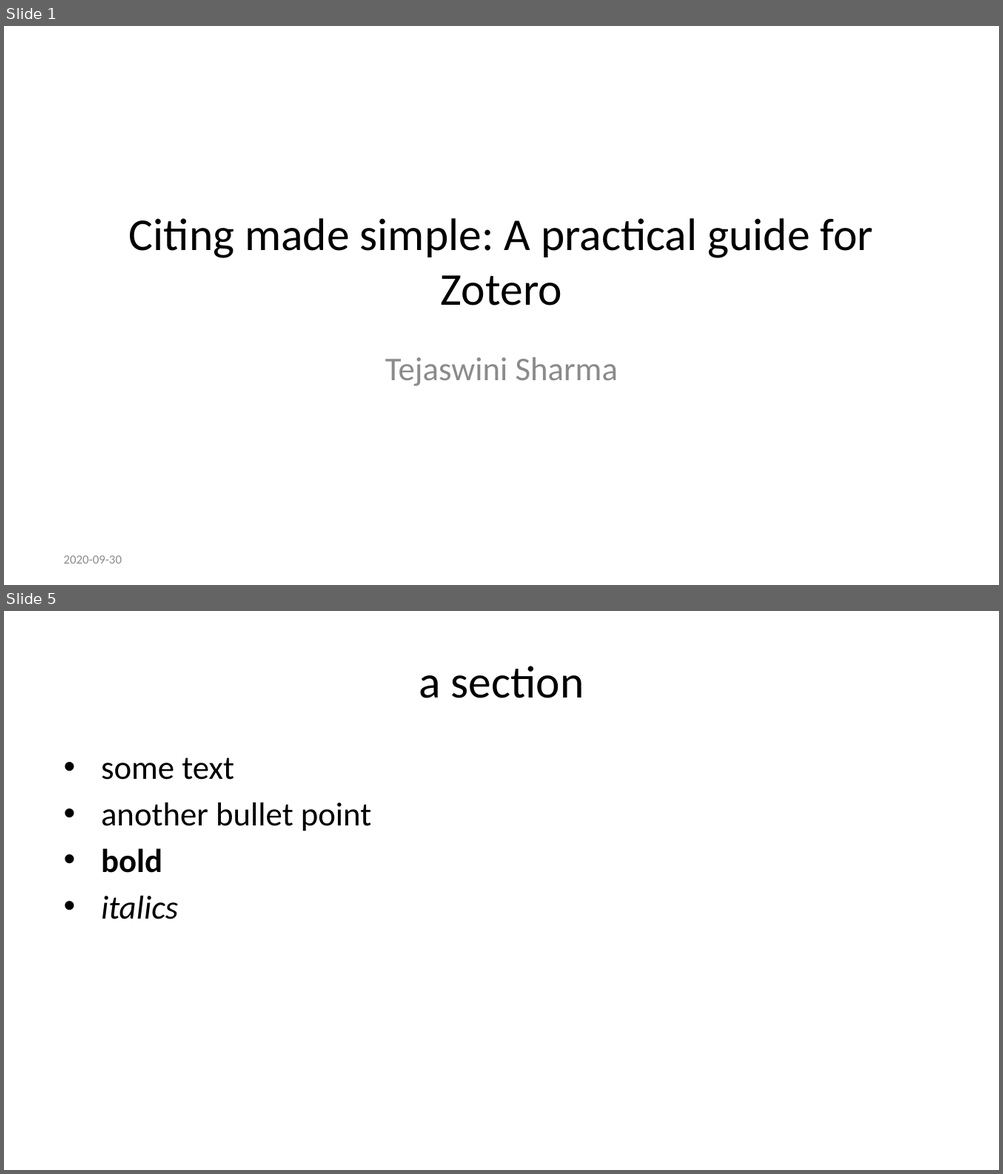
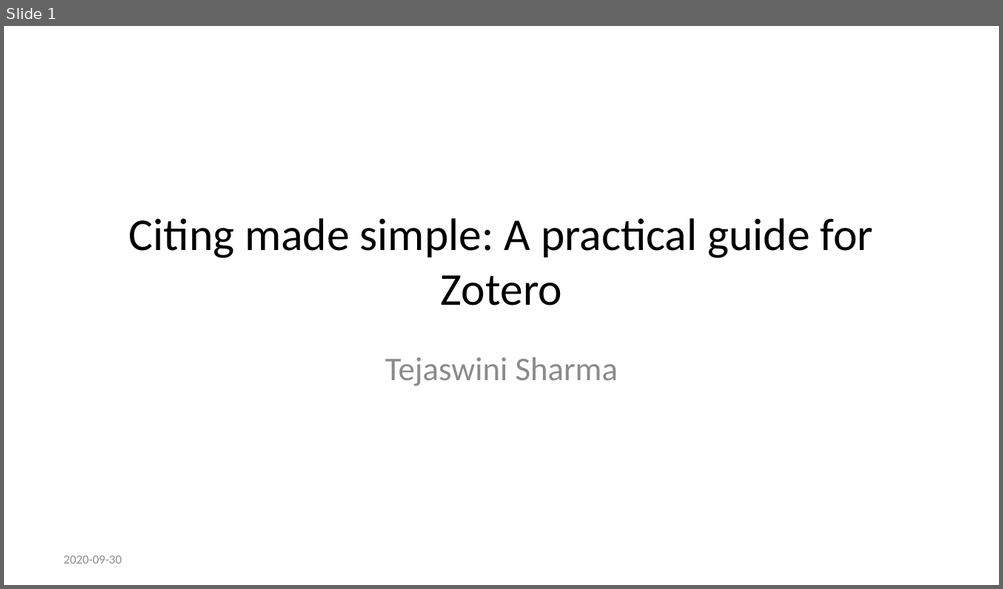
Before and after one commit to lmu-osc/train-the-trainer-test-repo-separate-slidedeck-zenodo, a slide deck: index.pptx. Shown one above the other, each under a label of ours: slides 1 and 5 before the commit, slide 1 after it; the slides between them are not shown. The pictures are 1003x1174 and 1003x589 pixels, drawn with LibreOffice and Linux fonts; fonts in the diff are those of the drawing. Boxes give left, top, right and bottom in pixels: in the first picture for what was removed or moved away, otherwise in the second. Text is boxed around its words. In the diff, an @@ line names an element or a change of style, - is before the commit and + after.

```diff
--- a/index.pptx
+++ b/index.pptx
@@ slide 5 removed at bbox=[4, 611, 999, 1170], background #FFFFFF @@
@@ title removed at bbox=[418, 666, 584, 698] @@
-a section
@@ text removed at bbox=[101, 758, 371, 920] @@
-• some text
-• another bullet point
-• bold
-• italics
```
Also in this commit, not shown: 1 slide added, 5 other slides removed, 18 other files.
